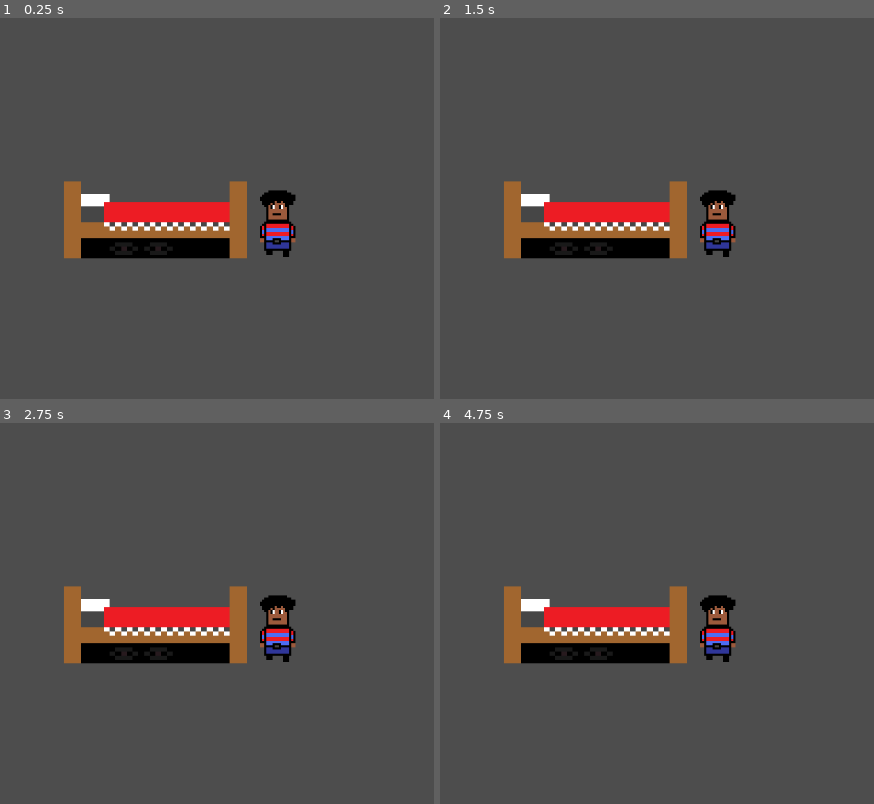
Above: before the commit, frames 1-4 (two rows, left to right).
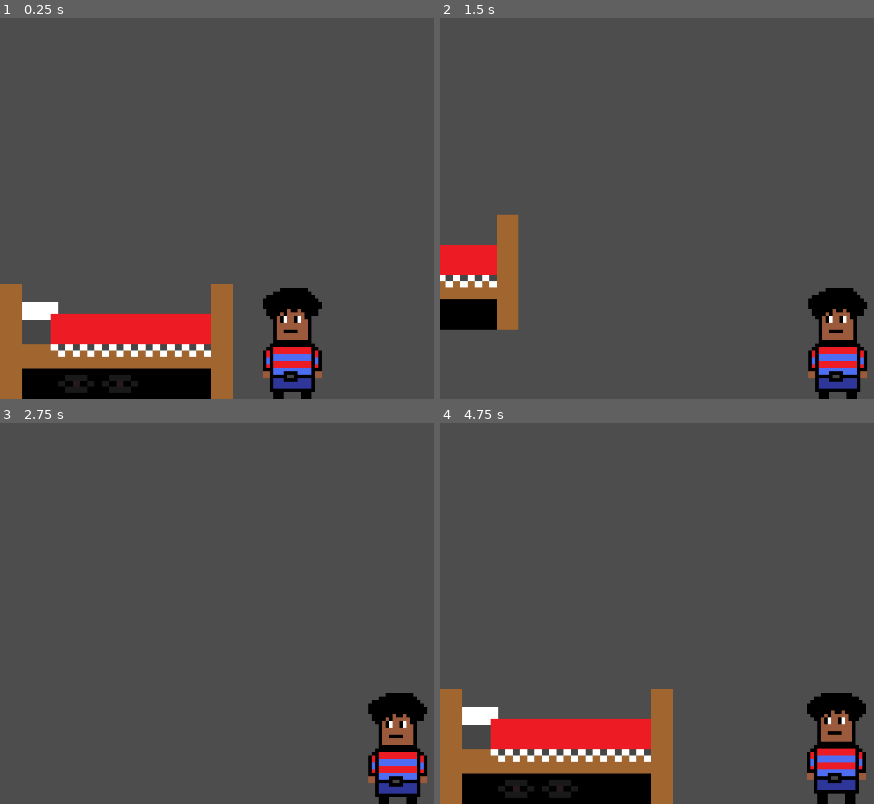
Above: after the commit, the same moments.

Repository: Azrex1/Godot-School_Project
Game: Godot game, scene res://Bedroom.tscn
Same seed, same stepped clock (60 frames per second), same inputs: the game is played once before the commit and once after it. Before the commit the project starts from res://world.tscn.
Inputs:
- Up to frame 1 (0.25 s): no input
- Up to frame 2 (1.5 s): hold D (Right, bound only after the commit) 0.53-1.28 s; hold S (Down, bound only after the commit) from 1.28 s (still down)
- Up to frame 3 (2.75 s): release S (Down, bound only after the commit) at 2.03 s; hold D (Right, bound only after the commit) from 2.03 s (still down)
- Up to frame 4 (4.75 s): release D (Right, bound only after the commit) at 2.78 s; hold W (Up, bound only after the commit) 2.78-3.53 s; hold A (Left, bound only after the commit) from 3.53 s (still down)

The runs differ from the first frame. In frame 1, 23% of the frame differs, in the area x 0-75%, y 42-100%; in frame 2, 14%; in frame 3, 11%; in frame 4, 23%.

Commit message:
Movment added

Diff:
--- /dev/null
+++ b/Bedroom.tscn
@@ -0,0 +1,15 @@
+[gd_scene load_steps=3 format=3 uid="uid://bpvodgr405at4"]
+
+[ext_resource type="PackedScene" uid="uid://3npv4omxpnj5" path="res://Main_Player.tscn" id="1_do6og"]
+[ext_resource type="Texture2D" uid="uid://b54enn7vh1200" path="res://pixil-frame-0 (3).png" id="2_phftu"]
+
+[node name="Bedroom" type="Node2D"]
+
+[node name="Main_Player" parent="." instance=ExtResource("1_do6og")]
+position = Vector2(424, 600)
+
+[node name="Bed" type="Sprite2D" parent="."]
+z_index = -1
+position = Vector2(168, 508)
+scale = Vector2(10.5, 8.75)
+texture = ExtResource("2_phftu")
--- a/Main_Player.tscn
+++ b/Main_Player.tscn
@@ -1,6 +1,7 @@
-[gd_scene load_steps=11 format=3 uid="uid://3npv4omxpnj5"]
+[gd_scene load_steps=13 format=3 uid="uid://3npv4omxpnj5"]
 
 [ext_resource type="Texture2D" uid="uid://c5uedubloh7x1" path="res://pixilart-sprite.png" id="1_0byiu"]
+[ext_resource type="Script" path="res://main_player.gd" id="1_kjn1l"]
 [ext_resource type="Texture2D" uid="uid://cfuu6i3w8jp4l" path="res://Sprite-Walk.png" id="2_vyogk"]
 
 [sub_resource type="AtlasTexture" id="AtlasTexture_wc114"]
@@ -61,14 +62,28 @@
 "texture": SubResource("AtlasTexture_302w4")
 }],
 "loop": true,
-"name": &"Walking",
+"name": &"Walking_Left",
 "speed": 5.0
 }]
 
+[sub_resource type="RectangleShape2D" id="RectangleShape2D_ybhce"]
+size = Vector2(86, 157)
+
 [node name="Main_Player" type="CharacterBody2D"]
+script = ExtResource("1_kjn1l")
 
 [node name="AnimatedSprite2D" type="AnimatedSprite2D" parent="."]
-scale = Vector2(3, 3)
+position = Vector2(0, -32)
+scale = Vector2(5, 5)
 sprite_frames = SubResource("SpriteFrames_d4q7i")
-animation = &"Walking"
-frame_progress = 0.832922
+animation = &"Walking_Left"
+autoplay = "Idle"
+frame_progress = 0.599233
+
+[node name="Camera2D" type="Camera2D" parent="."]
+position = Vector2(0, -276)
+limit_left = 0
+
+[node name="CollisionShape2D" type="CollisionShape2D" parent="."]
+position = Vector2(-2, -33.5)
+shape = SubResource("RectangleShape2D_ybhce")
--- /dev/null
+++ b/main_player.gd
@@ -0,0 +1,13 @@
+extends CharacterBody2D
+
+
+const SPEED = 500
+
+func get_input():
+	var input_direction = Input.get_vector("Left","Right","Up","Down")
+	velocity = input_direction * SPEED
+
+func _physics_process(delta):
+	get_input()
+	move_and_slide()
+	velocity.x
--- a/project.godot
+++ b/project.godot
@@ -11,7 +11,7 @@
 [application]
 
 config/name="School-Godot-Project"
-run/main_scene="res://world.tscn"
+run/main_scene="res://Bedroom.tscn"
 config/features=PackedStringArray("4.3", "Forward Plus")
 config/icon="res://icon.svg"
 
@@ -19,19 +19,23 @@
 
 Up={
 "deadzone": 0.5,
-"events": []
+"events": [Object(InputEventKey,"resource_local_to_scene":false,"resource_name":"","device":-1,"window_id":0,"alt_pressed":false,"shift_pressed":false,"ctrl_pressed":false,"meta_pressed":false,"pressed":false,"keycode":0,"physical_keycode":87,"key_label":0,"unicode":119,"location":0,"echo":false,"script":null)
+]
 }
 Down={
 "deadzone": 0.5,
-"events": []
+"events": [Object(InputEventKey,"resource_local_to_scene":false,"resource_name":"","device":-1,"window_id":0,"alt_pressed":false,"shift_pressed":false,"ctrl_pressed":false,"meta_pressed":false,"pressed":false,"keycode":0,"physical_keycode":83,"key_label":0,"unicode":115,"location":0,"echo":false,"script":null)
+]
 }
 Left={
 "deadzone": 0.5,
-"events": []
+"events": [Object(InputEventKey,"resource_local_to_scene":false,"resource_name":"","device":-1,"window_id":0,"alt_pressed":false,"shift_pressed":false,"ctrl_pressed":false,"meta_pressed":false,"pressed":false,"keycode":0,"physical_keycode":65,"key_label":0,"unicode":97,"location":0,"echo":false,"script":null)
+]
 }
 Right={
 "deadzone": 0.5,
-"events": []
+"events": [Object(InputEventKey,"resource_local_to_scene":false,"resource_name":"","device":-1,"window_id":0,"alt_pressed":false,"shift_pressed":false,"ctrl_pressed":false,"meta_pressed":false,"pressed":false,"keycode":0,"physical_keycode":68,"key_label":0,"unicode":100,"location":0,"echo":false,"script":null)
+]
 }
 
 [rendering]
--- a/world.tscn
+++ /dev/null
@@ -1,15 +0,0 @@
-[gd_scene load_steps=3 format=3 uid="uid://bpvodgr405at4"]
-
-[ext_resource type="PackedScene" uid="uid://3npv4omxpnj5" path="res://Main_Player.tscn" id="2_cmr4i"]
-[ext_resource type="Texture2D" uid="uid://b54enn7vh1200" path="res://pixil-frame-0 (3).png" id="2_th2l7"]
-
-[node name="World" type="Node2D"]
-
-[node name="Main_Player" parent="." instance=ExtResource("2_cmr4i")]
-position = Vector2(402, 395)
-
-[node name="Pixil-frame-0(3)" type="Sprite2D" parent="."]
-z_index = -1
-position = Vector2(224, 352)
-scale = Vector2(8.25, 5.84375)
-texture = ExtResource("2_th2l7")
